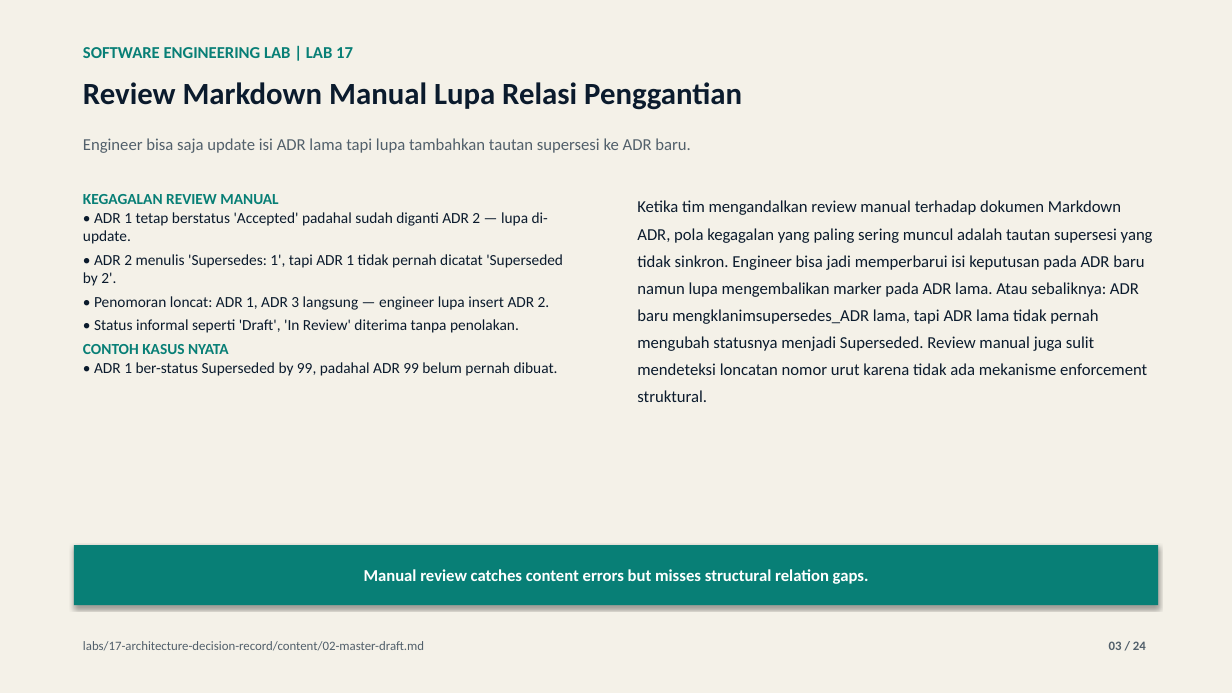
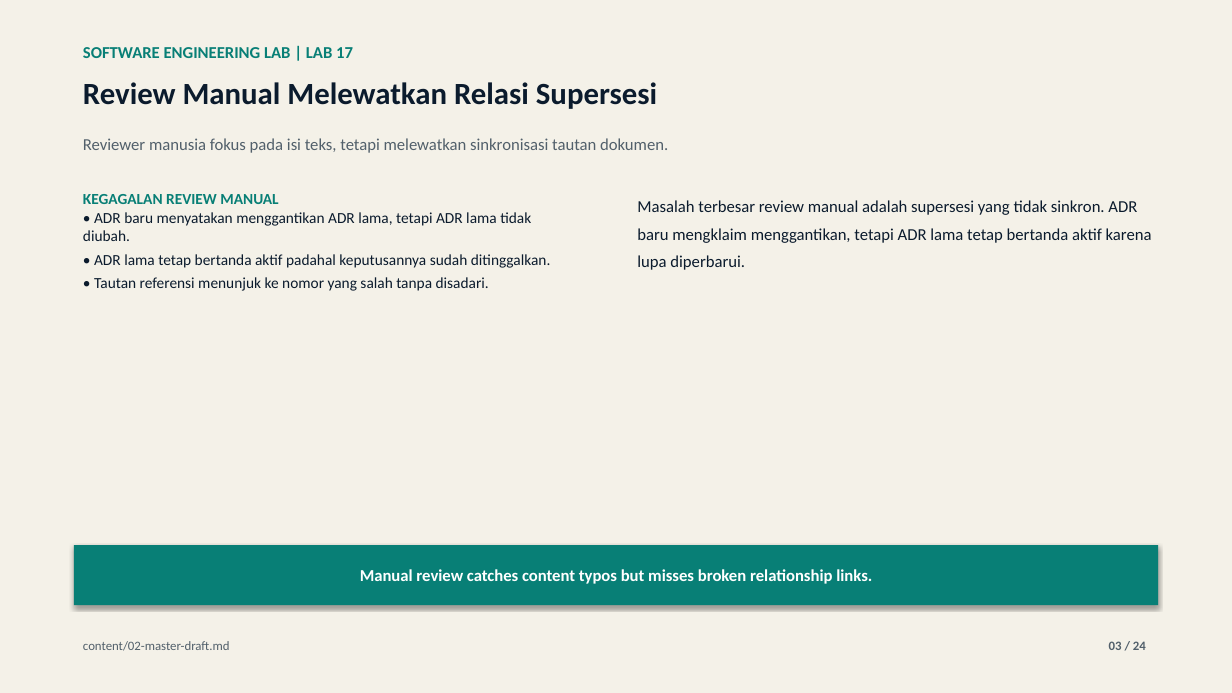
Before and after one commit to lukman-ss/software-engineering-lab, a slide deck: slide 3 of labs/17-architecture-decision-record/result/linkedin/lab-17-architecture-decision-record-carousel.pptx. Drawn at 1232x693 pixels with LibreOffice and Linux fonts; fonts in the diff are those of the drawing. Boxes give left, top, right and bottom in pixels: in the first picture for what was removed or moved away, otherwise in the second. Text is boxed around its words. In the diff, an @@ line names an element or a change of style, - is before the commit and + after.

```diff
--- a/labs/17-architecture-decision-record/result/linkedin/lab-17-architecture-decision-record-carousel.pptx
+++ b/labs/17-architecture-decision-record/result/linkedin/lab-17-architecture-decision-record-carousel.pptx
@@ text at <box>83,82,657,109</box>: text changed @@
-Review Markdown Manual Lupa Relasi Penggantian
+Review Manual Melewatkan Relasi Supersesi
@@ text at <box>83,138,668,153</box>: text changed @@
-Engineer bisa saja update isi ADR lama tapi lupa tambahkan tautan supersesi ke ADR baru.
+Reviewer manusia fokus pada isi teks, tetapi melewatkan sinkronisasi tautan dokumen.
@@ text at <box>637,200,1152,243</box>: text changed @@
-Ketika tim mengandalkan review manual terhadap dokumen Markdown ADR, pola kegagalan yang paling sering muncul adalah tautan supersesi yang tidak sinkron. Engineer bisa jadi memperbarui isi keputusan pada ADR baru namun lupa mengembalikan marker pada ADR lama. Atau sebaliknya: ADR baru mengklanimsupersedes_ADR lama, tapi ADR lama tidak pernah mengubah statusnya menjadi Superseded. Review manual juga sulit mendeteksi loncatan nomor urut karena tidak ada mekanisme enforcement struktural.
+Masalah terbesar review manual adalah supersesi yang tidak sinkron. ADR baru mengklaim menggantikan, tetapi ADR lama tetap bertanda aktif karena lupa diperbarui.
@@ text at <box>83,212,551,291</box>: text changed @@
-• ADR 1 tetap berstatus 'Accepted' padahal sudah diganti ADR 2 — lupa di-update.
-• ADR 2 menulis 'Supersedes: 1', tapi ADR 1 tidak pernah dicatat 'Superseded by 2'.
-• Penomoran loncat: ADR 1, ADR 3 langsung — engineer lupa insert ADR 2.
-• Status informal seperti 'Draft', 'In Review' diterima tanpa penolakan.
-CONTOH KASUS NYATA
-• ADR 1 ber-status Superseded by 99, padahal ADR 99 belum pernah dibuat.
+• ADR baru menyatakan menggantikan ADR lama, tetapi ADR lama tidak diubah.
+• ADR lama tetap bertanda aktif padahal keputusannya sudah ditinggalkan.
+• Tautan referensi menunjuk ke nomor yang salah tanpa disadari.
@@ text in rectangle at <box>360,569,872,584</box>: text changed @@
-Manual review catches content errors but misses structural relation gaps.
+Manual review catches content typos but misses broken relationship links.
@@ text at <box>83,641,230,651</box>: text changed @@
-labs/17-architecture-decision-record/content/02-master-draft.md
+content/02-master-draft.md
```
Also in this commit, not shown: 21 other slides changed, 5 other files.
